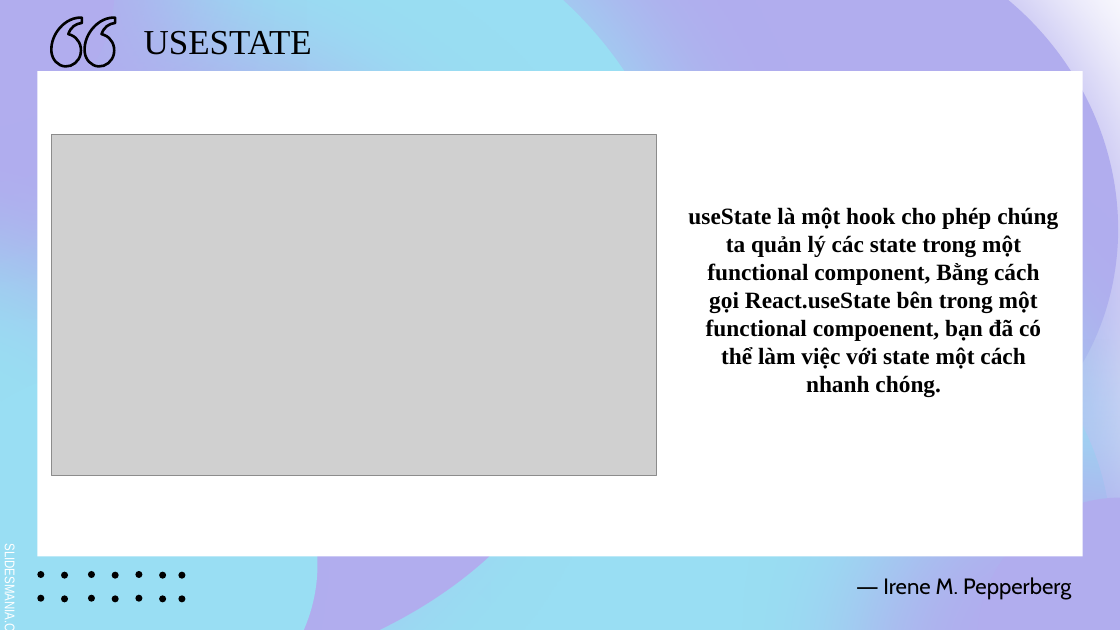
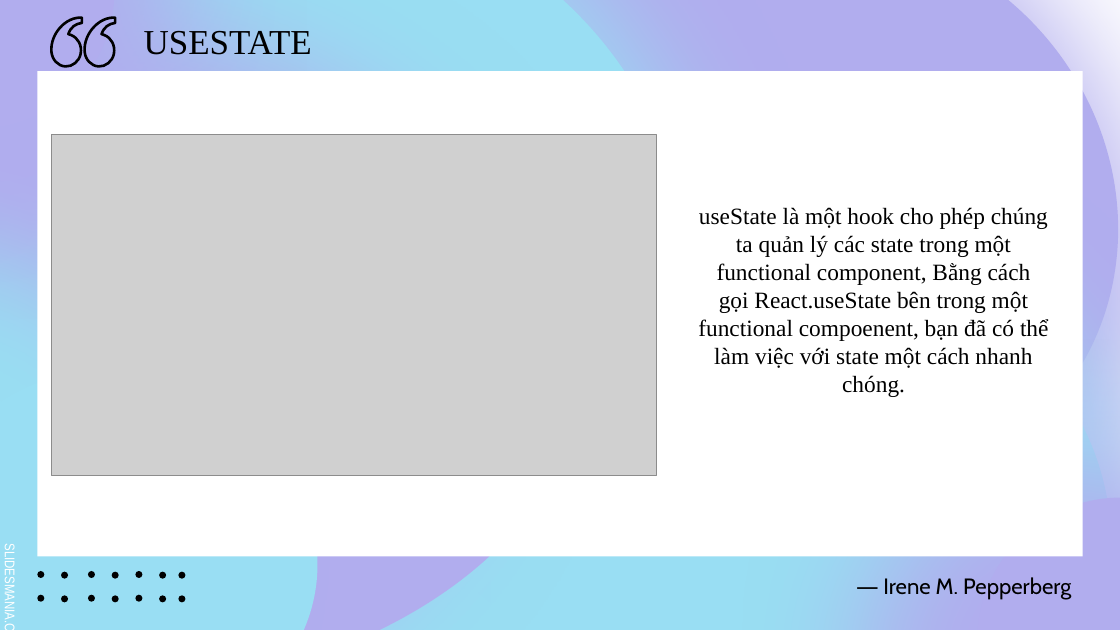
Before and after one commit to chinhan3966/react-project-mp3, a slide deck: slide 20 of PowperPoint_React.pptx. Drawn at 1120x630 pixels with LibreOffice and Linux fonts; fonts in the diff are those of the drawing; grey boxes stand for pictures. Boxes give left, top, right and bottom in pixels: in the first picture for what was removed or moved away, otherwise in the second. Text is boxed around its words. In the diff, an @@ line names an element or a change of style, - is before the commit and + after.

```diff
--- a/PowperPoint_React.pptx
+++ b/PowperPoint_React.pptx
@@ title "useState là một hook cho ..." at (698, 207, 1048, 397): bold off @@
```
Also in this commit, not shown: 1 other slide changed, 5 slides added, 5 slides removed, 2 other files.
